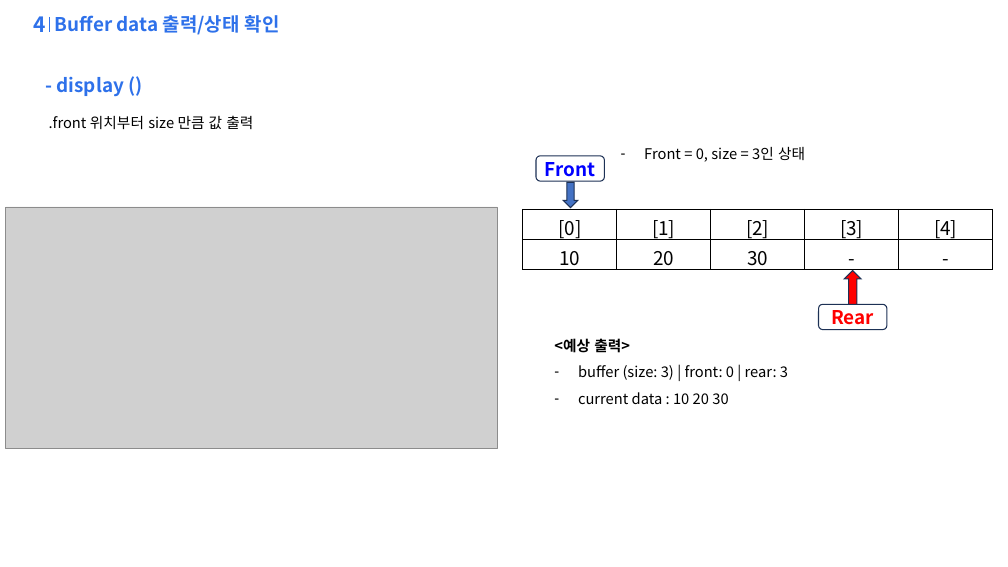
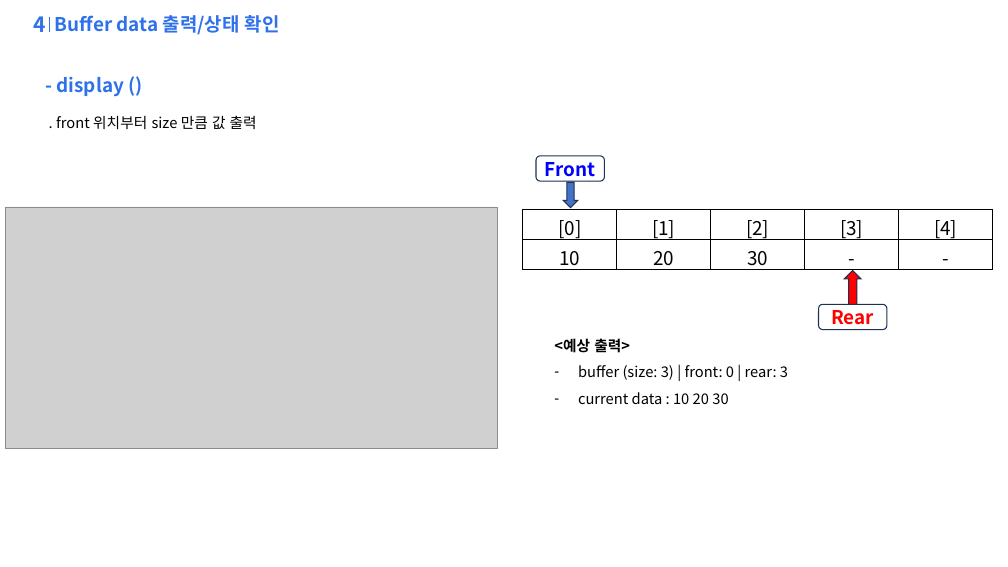
Before and after one commit to qfe051/L412_SelfTest_1_19, a slide deck: slide 6 of 21_c_study/example/ring_buf/ring_buffer_AI_enqueue.pptx. Drawn at 1008x567 pixels with LibreOffice and Linux fonts; fonts in the diff are those of the drawing; grey boxes stand for pictures; background and template pictures are left out. Boxes give left, top, right and bottom in pixels: in the first picture for what was removed or moved away, otherwise in the second. Text is boxed around its words. In the diff, an @@ line names an element or a change of style, - is before the commit and + after.

```diff
--- a/21_c_study/example/ring_buf/ring_buffer_AI_enqueue.pptx
+++ b/21_c_study/example/ring_buf/ring_buffer_AI_enqueue.pptx
@@ text at [56, 115, 257, 129]: spaces changed @@
-.front 위치부터 size 만큼 값 출력
+. front 위치부터 size 만큼 값 출력
@@ text removed at [644, 147, 805, 162] @@
-– Front = 0, size = 3인 상태
```
Also in this commit, not shown: 5 other slides changed, 12 other files.
